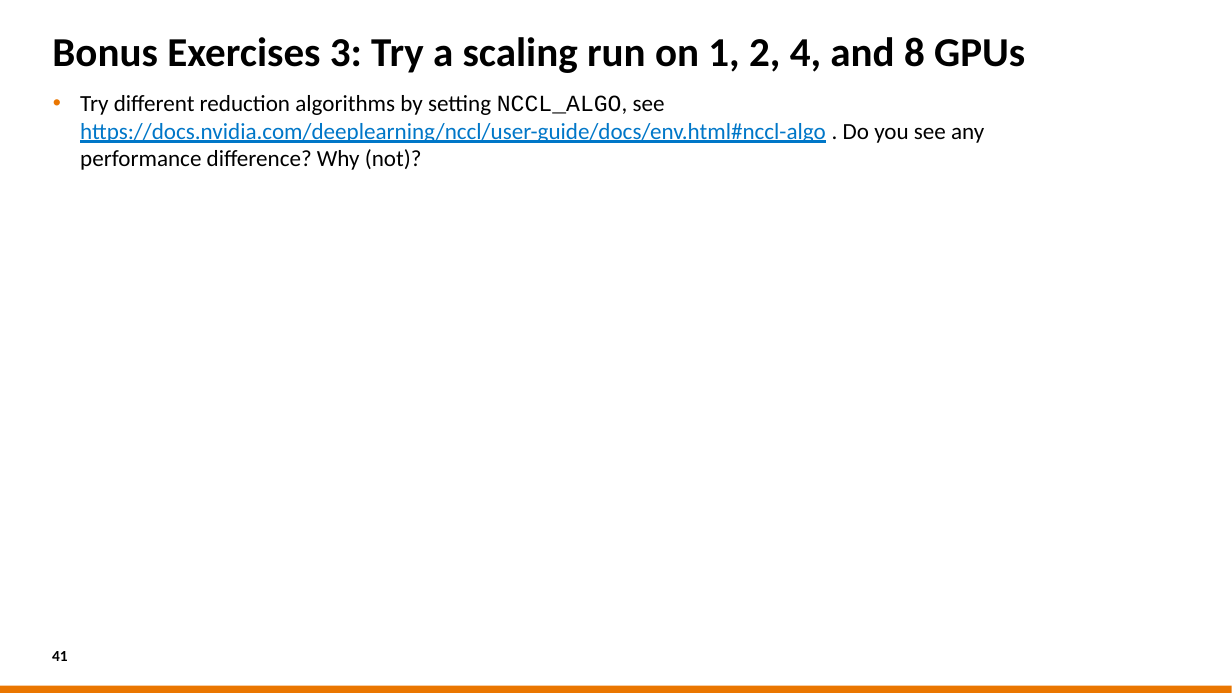
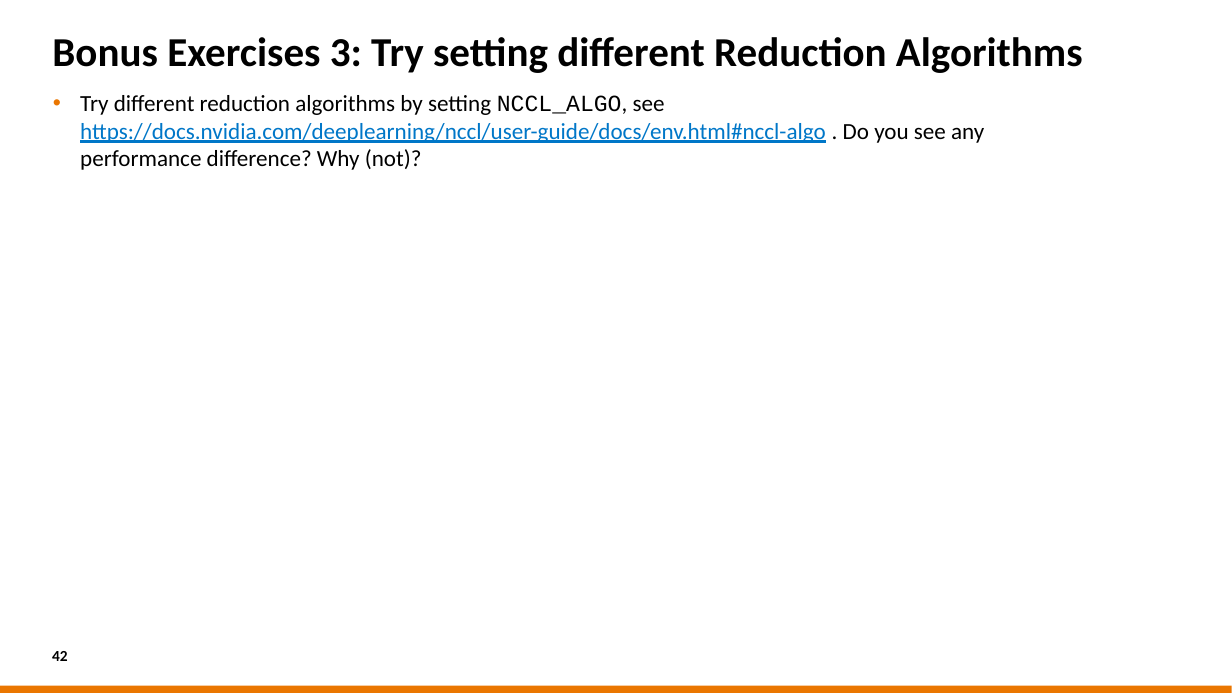
Before and after one commit to tatianawoller/castiel-multi-gpu-ai, a slide deck: slide 42 of content/nl/slides/2026-02-03_EuroCC_PyTorch_DDP.pptx (slide 41 before the commit). Drawn at 1232x693 pixels with LibreOffice and Linux fonts; fonts in the diff are those of the drawing; background and template pictures are left out. Boxes give left, top, right and bottom in pixels: in the first picture for what was removed or moved away, otherwise in the second. Text is boxed around its words. In the diff, an @@ line names an element or a change of style, - is before the commit and + after.

```diff
--- a/content/nl/slides/2026-02-03_EuroCC_PyTorch_DDP.pptx
+++ b/content/nl/slides/2026-02-03_EuroCC_PyTorch_DDP.pptx
@@ title at bbox=[52, 37, 1083, 73]: text changed @@
-Bonus Exercises 3: Try a scaling run on 1, 2, 4, and 8 GPUs
+Bonus Exercises 3: Try setting different Reduction Algorithms
@@ page number at bbox=[52, 651, 68, 661]: text changed @@
-41
+42
```
Also in this commit, not shown: 3 other slides changed, 1 slide added, 1 other file.
